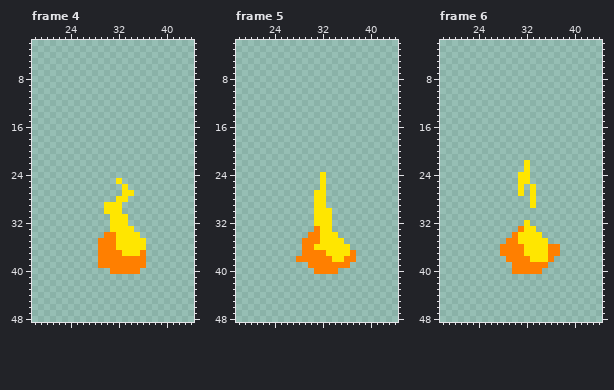
Edited in one commit: pixel-art file (sprites/wisp.ase). The first picture shows the starting point.
150x150 pixels, 12 frames. Shown: frame 4: x 18..44, y 2..48; frame 5: x 18..44, y 2..48; frame 6: x 18..44, y 2..48. The old version is drawn lined up with the new one, on the new canvas. The commit also changed other frames, which this record leaves out.
New version:
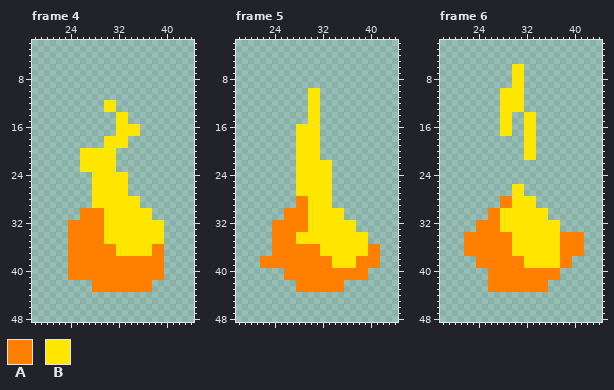
Palette (. is transparent): A #ff7f00  B #ffe600
Diff:
canvas 150x150 -> 60x60, the old top-left corner now at -49,-46 (the part of the old canvas that was cut away was empty and is not shown)
Changed rows in their new state; - is an unchanged pixel.
Frame 4:
first column x 24:
12 ------BB--------
13 ------BB--------
14 --------BB------
15 --------BB------
16 --------BBBB----
17 --------BBBB----
18 ------BBBB------
19 ------BBBB------
20 --BBBBBB--------
21 --BBBBBB--------
22 --BBBBBB--------
23 --BBBBBB--------
24 ----BBBBBB------
25 ----BBBB-B------
26 ----BBBBB-------
27 ----BBBBB-.-----
28 ----BBBB--BB----
29 ----BB---BBB----
30 --AAAA---BBBBB--
31 --AAAAB---BBBB--
32 AAAAAAB---BBBBBB
33 AAAAAAB----BBBBB
34 AAAAAABB----BBBB
35 AAAAA-BB-----BBB
36 AAAAA--------BAA
37 AAAAA---B---BBAA
38 AAAAA--------AAA
39 AAAAA--------AAA
40 AAAAAAA-----AAAA
41 AAAAAAAAAAAAAAAA
42 ----AAAAAAAAAA--
43 ----AAAAAAAAAA--
Frame 5:
first column x 22:
10 --------BB----------
11 --------BB----------
12 --------BB----------
13 --------BB----------
14 --------BB----------
15 --------BB----------
16 ------BBBB----------
17 ------BBBB----------
18 ------BBBB----------
19 ------BBBB----------
20 ------BBBB----------
21 ------BBBB----------
22 ------BBBBBB--------
23 ------BBBBBB--------
24 ------BBBB-B--------
25 ------BBBB-B--------
26 ------BBBB-B--------
27 ------BBB--B--------
28 ------AAB--B--------
29 ------AAB--B--------
30 ----AAAAB---BB------
31 ----AAAAB---BB------
32 --AAAAAAB---BBBB----
33 --AAAAAABB--BBBB----
34 --AAAABBBB---BBBBB--
35 --AAAABBBB----BBBB--
36 --AAAAA--A-----BBBAA
37 --AAAAA---B----BBBAA
38 AAAAAA--------BBAAAA
39 AAAAAAAA----BBBBAAAA
40 ----AAAAA----AAAAA--
41 ----AAAAAAAAAAAAAA--
42 ------AAAAAAAA------
43 ------AAAAAAAA------
Frame 6:
first column x 22:
 6 --------BB----------
 7 --------BB----------
 8 --------BB----------
 9 --------BB----------
10 ------BBBB----------
11 ------BBBB----------
12 ------BBBB----------
13 ------BBBB----------
14 ------BB--BB--------
15 ------BB--BB--------
16 ------BB--BB--------
17 ------BB--BB--------
18 ----------BB--------
19 ----------BB--------
20 ----------BB--------
21 ----------BB--------
22 ----------.---------
23 ----------.---------
24 ---------..---------
25 ---------..---------
26 --------B--.--------
27 --------B--.--------
28 ------AABBB---------
29 ------AABBB---------
30 ----AABBBBBBBB------
31 ----AABBBBBBBB------
32 --AAAABBBB-BBBBB----
33 --AAAABBBB--BBBB----
34 AAAAAAAAB----BBBAAAA
35 AAAAAAA-B-----BBAAAA
36 AAAAAA--BB----BBAAAA
37 AAAAAA--BB----BBAAAA
38 --AAAAA---B---BBAA--
39 --AAAAAA--BBBBBBAA--
40 ----AAAA-----AAA----
41 ----AAAAAAAAAAAA----
42 ----AAAAAAAAAA------
43 ----AAAAAAAAAA------
Boxes around the changes in both pictures, in picture pixels (x1, y1, x2, y2):
changed: (68, 100, 164, 292)
changed: (260, 88, 380, 292)
changed: (464, 64, 584, 292)
